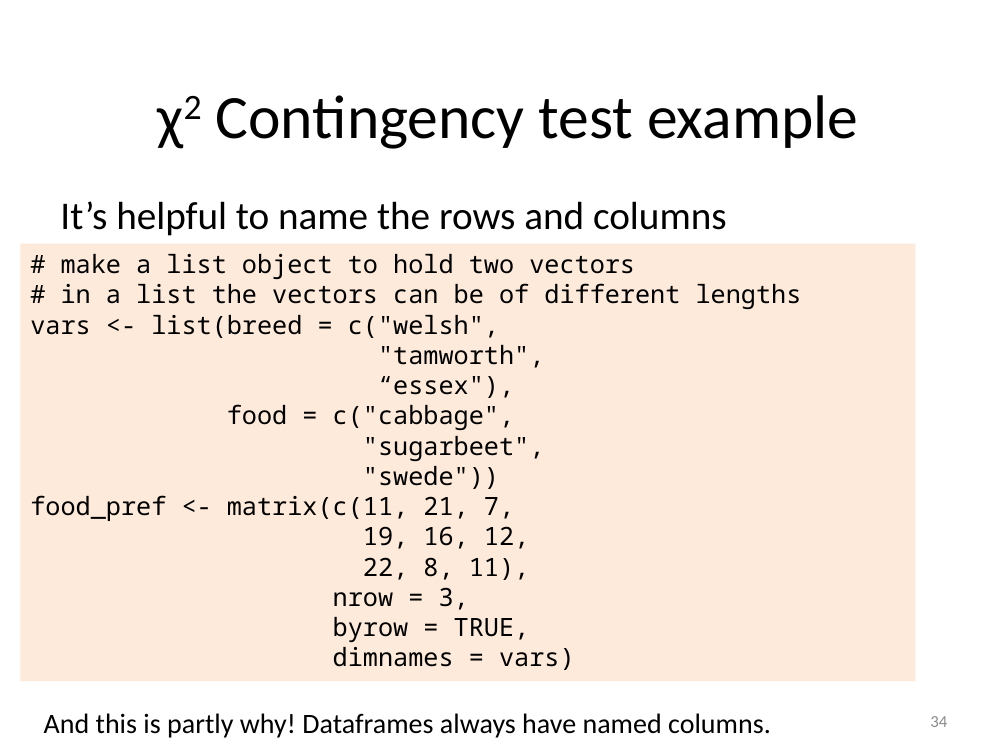
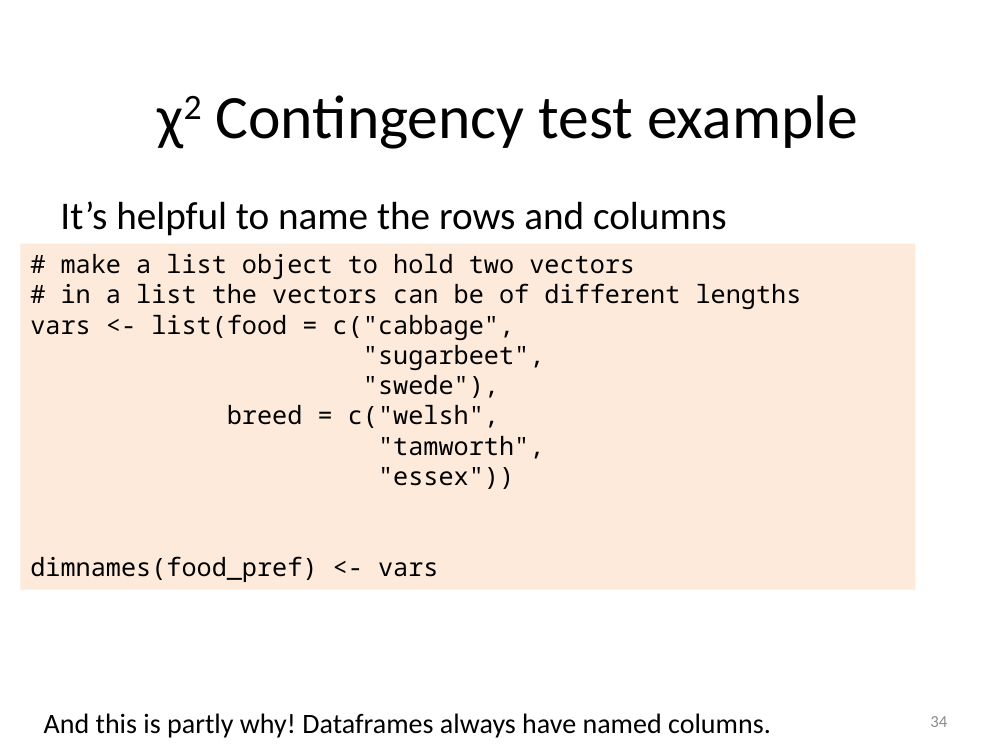
Before and after one commit to 3mmaRand/BIO00017C-Data-Analysis-in-R-2020, a slide deck: slide 34 of slides/09-chi-squared.pptx. Drawn at 1008x756 pixels with LibreOffice and Linux fonts; fonts in the diff are those of the drawing. Boxes give left, top, right and bottom in pixels: in the first picture for what was removed or moved away, otherwise in the second. Text is boxed around its words. In the diff, an @@ line names an element or a change of style, - is before the commit and + after.

```diff
--- a/slides/09-chi-squared.pptx
+++ b/slides/09-chi-squared.pptx
@@ rectangle "# make a list object ...": place and size @@
-rectangle "# make a list object ..." at [20, 244, 915, 681]
+rectangle "# make a list object ..." at [20, 244, 915, 590]
@@ text in rectangle at [30, 314, 544, 428]: text changed @@
-vars <- list(breed = c("welsh",
+vars <- list(food = c("cabbage",
+"sugarbeet",
+"swede"),
+breed = c("welsh",
@@ text in rectangle at [30, 467, 514, 582]: text changed @@
-“essex"),
-food = c("cabbage",
-"sugarbeet",
-"swede"))
-food_pref <- matrix(c(11, 21, 7,
-19, 16, 12,
-22, 8, 11),
-nrow = 3,
-byrow = TRUE,
-dimnames = vars)
+"essex"))
+dimnames(food_pref) <- vars
```
Also in this commit, not shown: 8 other slides changed, 5 other files.
